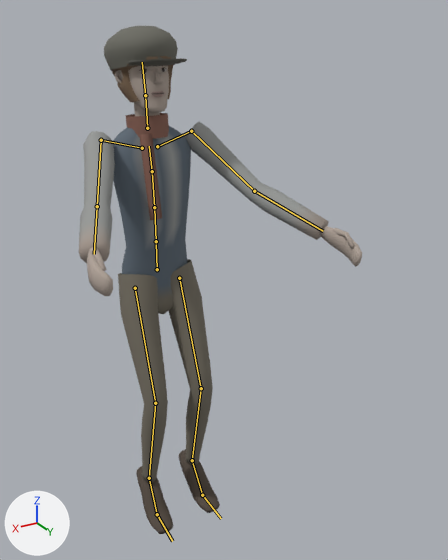
The glTF model assets/models/characters/spook.glb, before and after one commit.
One viewpoint serves both versions: a camera (50 mm lens) standing at (0.852, 1.882, 1.858) and looking at (-0.133, 0.24, 1.037). Arrows for +X, +Y and +Z are at lower left; the lights stay in place. The older version comes first. Both versions are drawn at frame 8 of the action 'jump'; the numbers are the values there. The bones that change, and the others that lie on the model, are drawn over the model as lines.

In view in the first picture: 'Spook'.
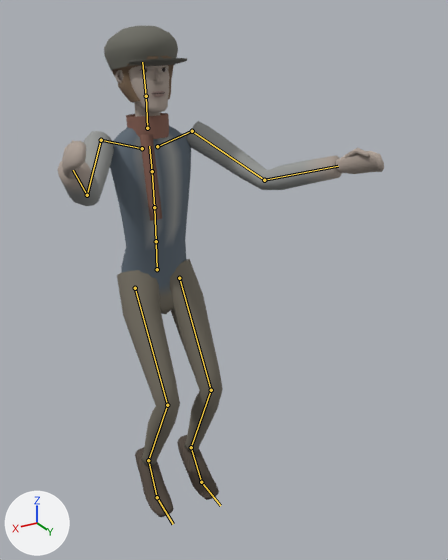
Where the change shows, as pixel boxes [x1, y1, x2, y2] in the pictures (448 x 560 px):
'Spook', posed (15% wider): before [79, 26, 362, 534]; after [58, 26, 384, 517]
bone 'RightUpperArm', root to tip: before (101, 140) to (97, 206); after (101, 140) to (87, 195)
bone 'RightLowerArm', root to tip: before (97, 206) to (94, 254); after (87, 195) to (73, 170)
bone 'LeftUpperArm', root to tip: before (191, 131) to (254, 191); after (192, 131) to (264, 180)
bone 'LeftLowerArm', root to tip: before (254, 191) to (323, 231); after (264, 180) to (338, 166)
bone 'RightUpperLeg', root to tip: before (135, 288) to (155, 403); after (135, 288) to (167, 405)
bone 'RightLowerLeg', root to tip: before (155, 403) to (149, 478); after (167, 405) to (148, 460)
bone 'RightFoot', root to tip: before (149, 478) to (157, 514); after (148, 460) to (157, 497)
bone 'LeftUpperLeg', root to tip: before (179, 278) to (201, 388); after (179, 278) to (211, 390)
bone 'LeftLowerLeg', root to tip: before (201, 388) to (192, 460); after (211, 390) to (191, 447)
bone 'LeftFoot', root to tip: before (192, 460) to (202, 495); after (191, 447) to (201, 482)

The change in detail:
Bone 'RightUpperArm' (bone_rightupperarm) turns from (58, 20, 37) to (67, 26, 38) degrees about its own x, y and z.
Bone 'RightLowerArm' (bone_rightlowerarm) turns from (12, 0, 0) to (41, 0, 0) degrees about its own x, y and z.
Bone 'LeftUpperArm' (bone_leftupperarm) turns from (49, -19, -34) to (55, -26, -32) degrees about its own x, y and z.
Bone 'LeftLowerArm' (bone_leftlowerarm) turns from (10, 0, 0) to (39, 0, 0) degrees about its own x, y and z.
Bone 'RightUpperLeg' (bone_rightupperleg) turns from (18, 0, 0) to (33, 0, 0) degrees about its own x, y and z.
Bone 'RightLowerLeg' (bone_rightlowerleg) turns from (-27, 0, 0) to (-57, 0, 0) degrees about its own x, y and z.
Bone 'RightFoot' (bone_rightfoot) turns from (-24, -1, 0) to (-8, 0, 0) degrees about its own x, y and z.
Bone 'LeftUpperLeg' (bone_leftupperleg) turns from (18, 0, 0) to (29, 0, 0) degrees about its own x, y and z.
Bone 'LeftLowerLeg' (bone_leftlowerleg) turns from (-28, 0, 0) to (-51, 0, 0) degrees about its own x, y and z.
Bone 'LeftFoot' (bone_leftfoot) turns from (-23, 1, 0) to (-12, 1, 0) degrees about its own x, y and z.
